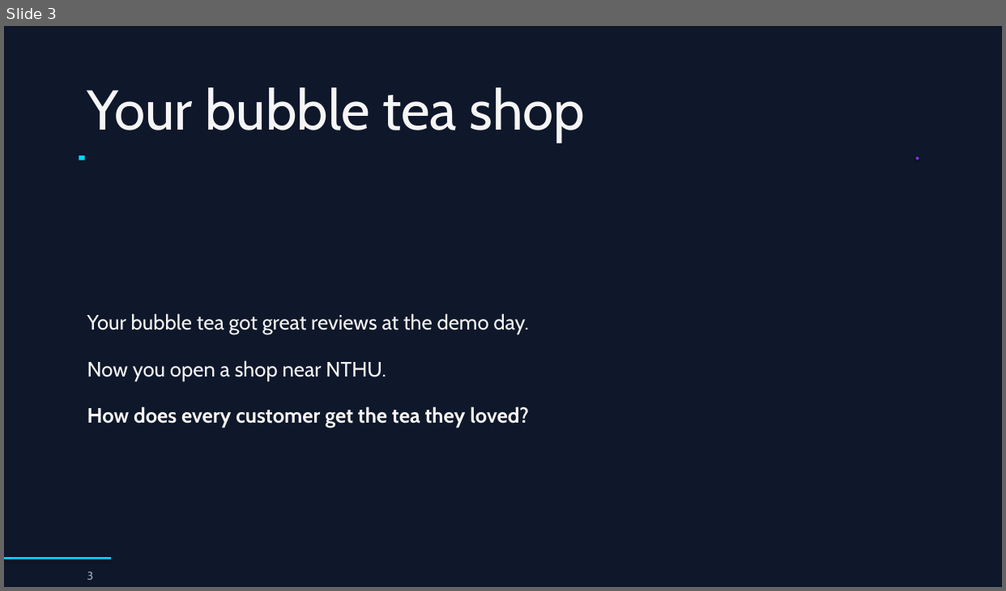
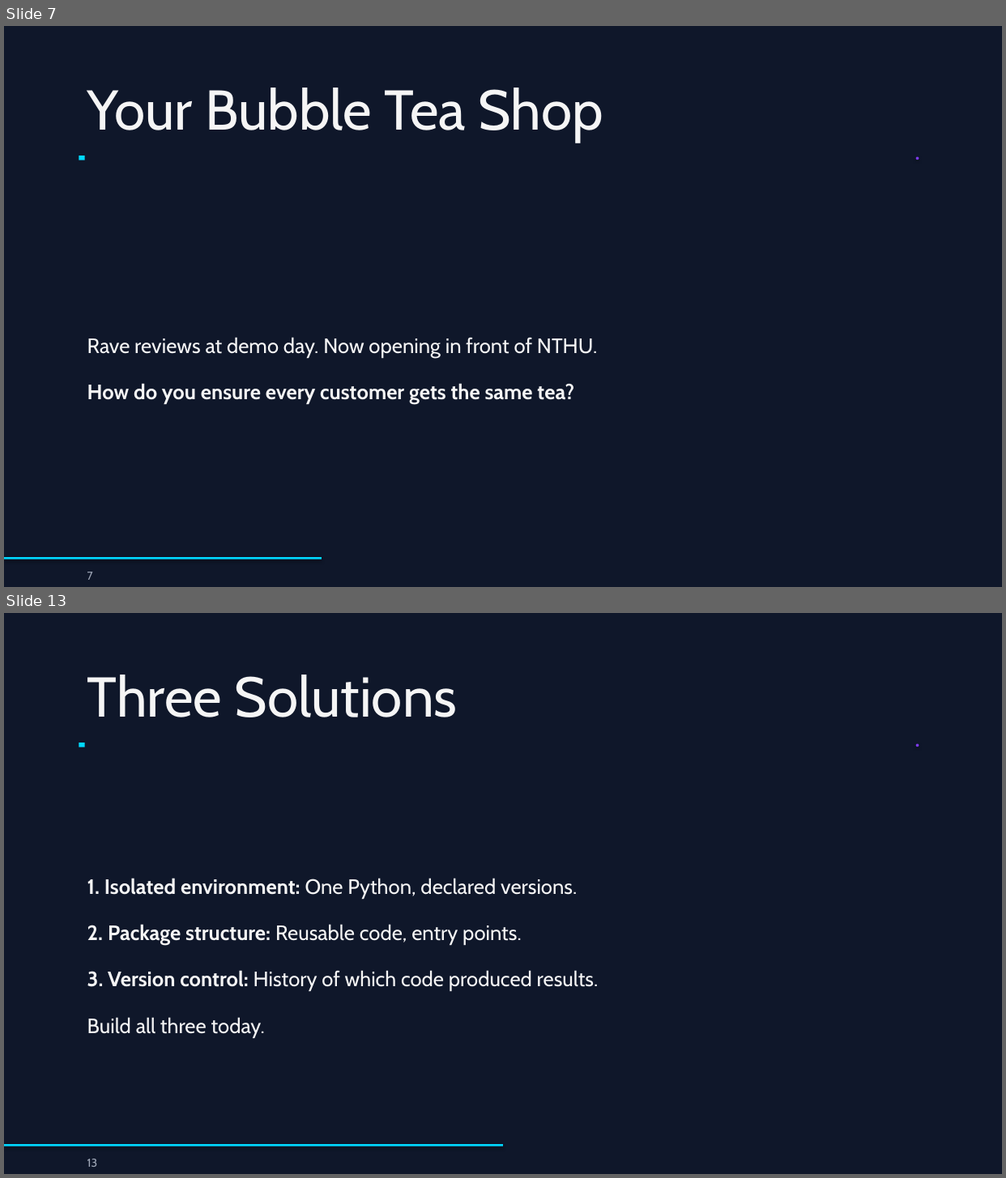
Before and after one commit to drweihungpan-lab/3R-teaching, a slide deck: materials/slides/session-1.pptx. Shown one above the other, each under a label of ours: slide 3 before the commit, slides 7 and 13 after it; the slides between them are not shown. The pictures are 1006x591 and 1006x1178 pixels, drawn with LibreOffice and Linux fonts; fonts in the diff are those of the drawing. Boxes give left, top, right and bottom in pixels: in the first picture for what was removed or moved away, otherwise in the second. Text is boxed around its words. In the diff, an @@ line names an element or a change of style, - is before the commit and + after.

```diff
--- a/materials/slides/session-1.pptx
+++ b/materials/slides/session-1.pptx
@@ slide 13 added at <box>4,613,1002,1174</box>, background #0F172A @@
@@ text added at <box>87,675,458,717</box>, 54 pt, text #F5F5F5 @@
+Three Solutions
@@ rectangle added at <box>79,743,85,747</box>, fill #00D9FF @@
@@ ellipse added at <box>916,744,918,747</box>, fill #7C3AED @@
@@ text added at <box>87,878,577,898</box>, 20 pt, text #F5F5F5 @@
+1. Isolated environment: One Python, declared versions.
@@ text added at <box>87,924,522,945</box>, 20 pt, text #F5F5F5 @@
+2. Package structure: Reusable code, entry points.
@@ text added at <box>87,970,599,991</box>, 20 pt, text #F5F5F5 @@
+3. Version control: History of which code produced results.
@@ text added at <box>87,1017,265,1037</box>, 20 pt, text #F5F5F5 @@
+Build all three today.
@@ rectangle added at <box>4,1144,503,1147</box>, fill #00D9FF @@
@@ text added at <box>87,1159,98,1167</box>, 11 pt, text #A0A8B8 @@
+13
@@ what was slide 3 is now slide 7 @@
@@ slide 7 changed as well @@
@@ text at <box>87,88,603,142</box>: text changed @@
-Your bubble tea shop
+Your Bubble Tea Shop
@@ text at <box>87,337,597,358</box>: text changed @@
-Your bubble tea got great reviews at the demo day.
+Rave reviews at demo day. Now opening in front of NTHU.
@@ text at <box>87,383,574,404</box>: text changed; bold on @@
-Now you open a shop near NTHU.
+How do you ensure every customer gets the same tea?
@@ text removed at <box>87,407,529,428</box> @@
-How does every customer get the tea they loved?
@@ rectangle: place and size @@
-rectangle at <box>4,557,111,560</box>
+rectangle at <box>4,557,322,560</box>
@@ text at <box>87,572,93,580</box>: text changed @@
-3
+7
```
Also in this commit, not shown: 1 other slide changed, 24 other slides added, 26 slides removed, 1 other file.
